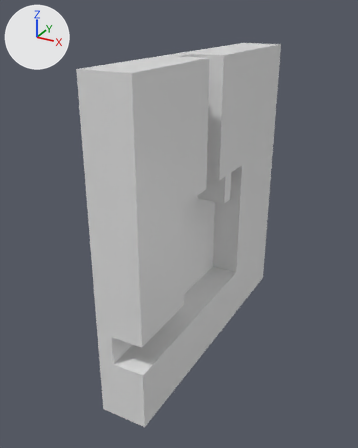
Two versions of the Blender file Assets/AronAssets/3d levels/done/testLevelCPGJ2022.blend, one commit apart.
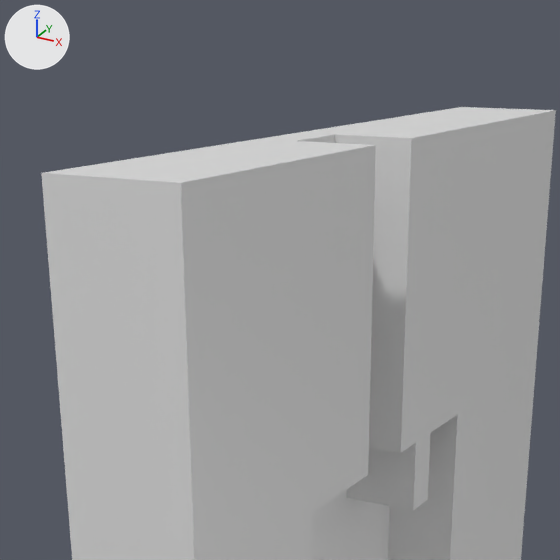
There are two pictures of each version: one whole from a 50 mm lens placed at (13.31, -28.22, 12.6), pointed at (-1.45, -1.39, -0.82), one close up on the part from 17% to 79% of the width and 0% to 50% of the height. Every picture has the same lights, and +X, +Y and +Z are marked at upper left.

Script lines for the objects in view, before the commit:
```python
me_cube = bpy.data.meshes.new('Cube')
me_cube.from_pydata(...)  # 1039 vertices, 1026 faces; spans x -2.0..1.0, y -1.0..1.0, z -1.0..1.0
me_cube.materials.append(mat_material)  # white #e7e7e7
# before: 37 (1.0, 0.05, 1.0) at pixel (428, 134), 38 (1.0, -0.05, 1.0) at pixel (411, 138), 39 (1.0, -0.24, 1.0) at pixel (375, 145), 56 (-2.0, -0.05, 1.0) at pixel (297, 132), 57 (-2.0, 0.05, 1.0) at pixel (316, 129)
# before: 1012 (-1.0, -0.05, 1.0) at pixel (334, 134), 1013 (-1.0, -0.14, 1.0) at pixel (315, 137), 1014 (-1.0, -0.24, 1.0) at pixel (295, 140)
ob_cube = bpy.data.objects.new('Cube', me_cube)
ob_cube.location = (0.0, 0.0, 0.0)
ob_cube.scale = (1.0, 10.0, 10.0)
```
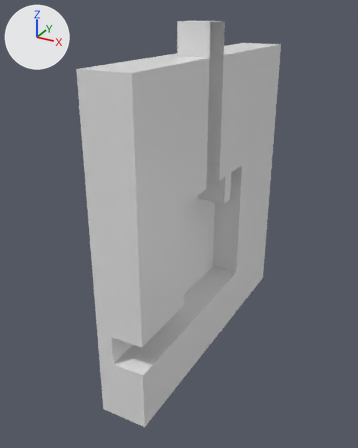
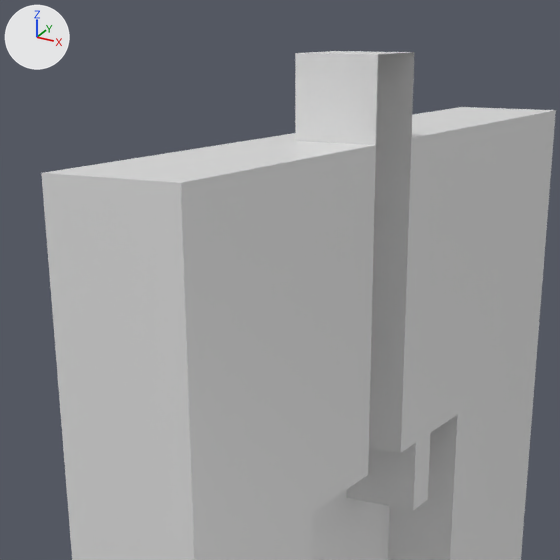
What differs and where, as boxes (x1, y1, x2, y2) in the close-ups (560 x 560 px):
'Cube', reshaped: before (41, 107, 556, 560); after (41, 51, 556, 560)
part 1 of me_cube, built on: before (299, 130, 425, 138); after (295, 51, 425, 145)

What the commit changed:
me_cube has 1039 vertices, 1026 faces and spans x -2.0..1.0, y -1.0..1.0, z -1.0..1.0.
me_cube is used by ob_cube; location (0.0, 0.0, 0.0); scale (1.0, 10.0, 10.0).
Verts and faces of me_cube; kept vertices keep their numbers, new ones are numbered from 1039.
Part 1, on me_cube:
Faces deleted: (37, 57, 56, 38).
New vertices 1039 to 1043 stand at vertices 38, 39, 1012, 1013, 1014, in that order, plus (0.0, 0.0, 0.18).
New faces: (1013, 1042, 1043, 1014), (37, 57, 56, 1012, 38), (1012, 1041, 1042, 1013), (38, 1039, 1041, 1012), (1039, 1040, 1043, 1042, 1041), (39, 1014, 1043, 1040).
